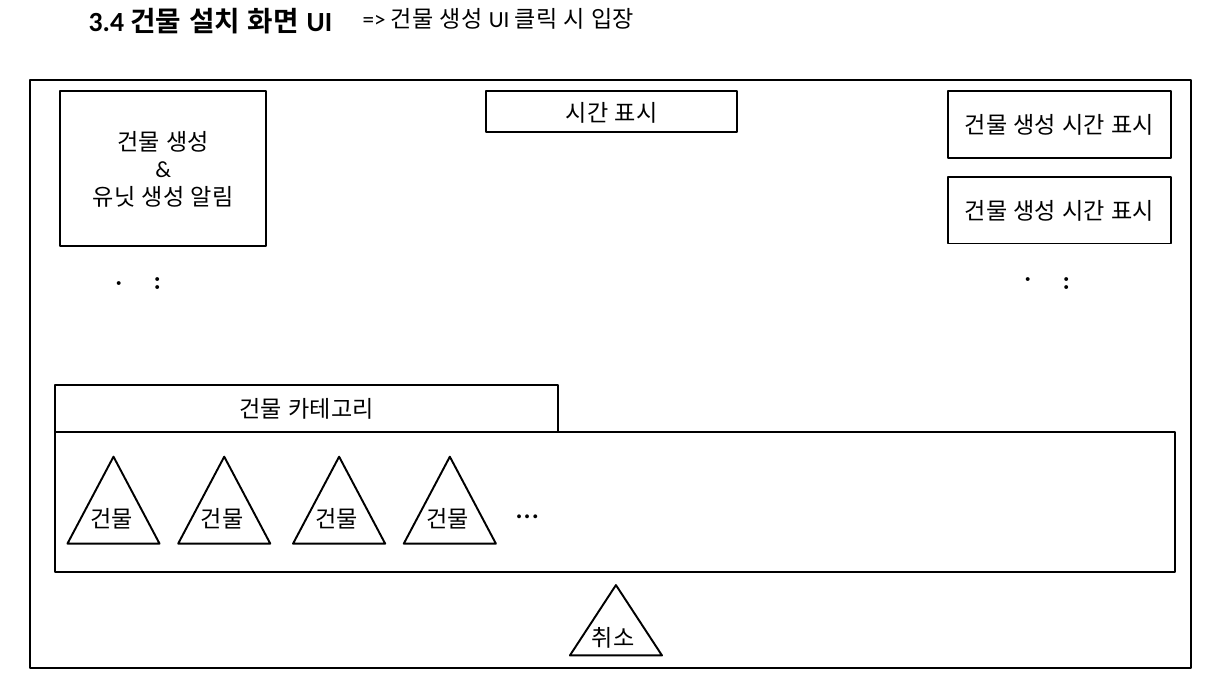
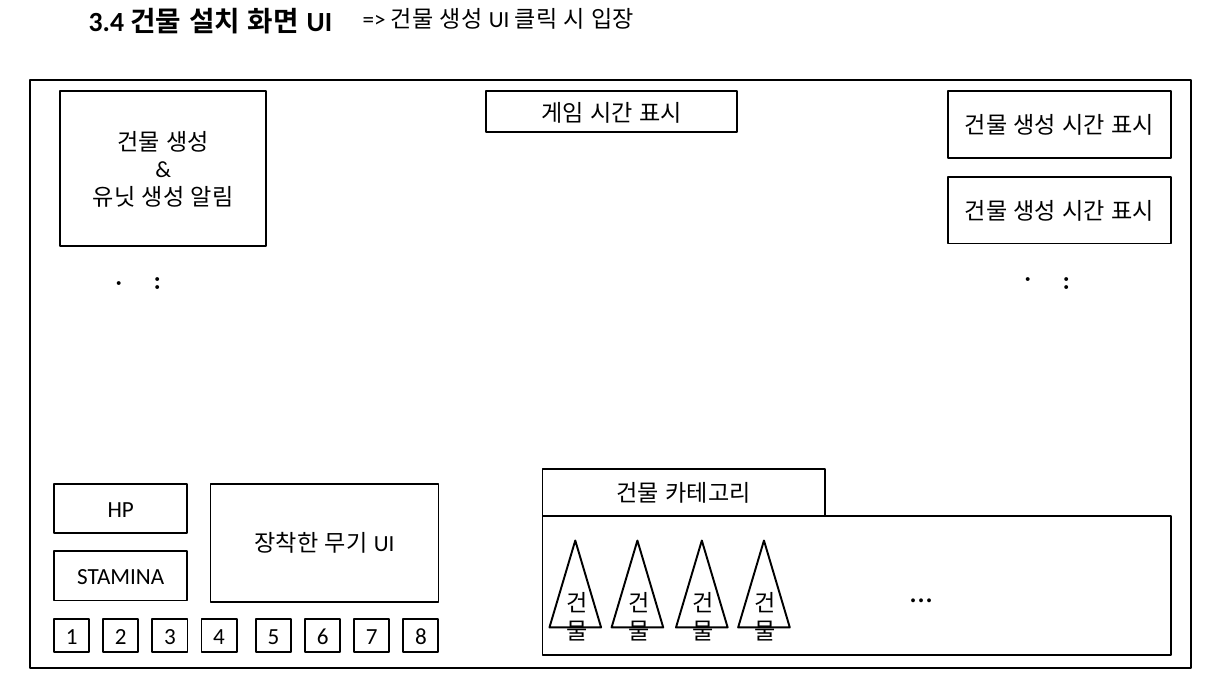
Before and after one commit to MinSeok0406/Project_RE, a slide deck: slide 15 of PROJECT_RE_UI배치도.pptx. Drawn at 1232x693 pixels with LibreOffice and Linux fonts; fonts in the diff are those of the drawing. Boxes give left, top, right and bottom in pixels: in the first picture for what was removed or moved away, otherwise in the second. Text is boxed around its words. In the diff, an @@ line names an element or a change of style, - is before the commit and + after.

Commit message:
플레이어 인게임 UI 제작

```diff
--- a/PROJECT_RE_UI배치도.pptx
+++ b/PROJECT_RE_UI배치도.pptx
@@ text in rectangle at (x1=541, y1=102, x2=682, y2=123): text changed @@
-시간 표시
+게임 시간 표시
@@ rectangle "건물 카테고리" resized from (x1=55, y1=385, x2=558, y2=432) to (x1=543, y1=470, x2=824, y2=516) @@
@@ rectangle added at (x1=54, y1=483, x2=187, y2=533), outline #000000 1.5 pt, 18 pt, text #000000 @@
+HP
@@ rectangle added at (x1=211, y1=483, x2=439, y2=602), outline #000000 1.5 pt, 18 pt, text #000000 @@
+장착한 무기 UI
@@ rectangle resized from (x1=55, y1=432, x2=1176, y2=571) to (x1=543, y1=516, x2=1171, y2=655) @@
@@ rectangle added at (x1=54, y1=551, x2=187, y2=601), outline #000000 1.5 pt, 18 pt, text #000000 @@
+STAMINA
@@ triangle resized from (x1=67, y1=457, x2=160, y2=543) to (x1=550, y1=541, x2=602, y2=628) @@
@@ triangle resized from (x1=178, y1=457, x2=271, y2=543) to (x1=612, y1=541, x2=664, y2=628) @@
@@ triangle resized from (x1=293, y1=457, x2=385, y2=543) to (x1=677, y1=541, x2=728, y2=628) @@
@@ triangle resized from (x1=404, y1=457, x2=496, y2=543) to (x1=738, y1=541, x2=790, y2=628) @@
@@ text "..." rewrapped from (x1=506, y1=482, x2=678, y2=529) to (x1=900, y1=566, x2=996, y2=613) @@
@@ text "건물" rewrapped from (x1=90, y1=508, x2=133, y2=529) to (x1=566, y1=592, x2=587, y2=641) @@
@@ triangle removed at (x1=570, y1=585, x2=663, y2=655) @@
@@ text "건물" rewrapped from (x1=201, y1=508, x2=244, y2=529) to (x1=628, y1=592, x2=649, y2=641) @@
@@ text "건물" rewrapped from (x1=316, y1=508, x2=359, y2=529) to (x1=693, y1=592, x2=714, y2=641) @@
@@ text "건물" rewrapped from (x1=426, y1=508, x2=469, y2=529) to (x1=755, y1=592, x2=776, y2=641) @@
@@ rectangle added at (x1=54, y1=619, x2=89, y2=653), outline #000000 1.5 pt, 18 pt, text #000000 @@
+1
@@ rectangle added at (x1=104, y1=619, x2=139, y2=653), outline #000000 1.5 pt, 18 pt, text #000000 @@
+2
@@ rectangle added at (x1=152, y1=619, x2=188, y2=653), outline #000000 1.5 pt, 18 pt, text #000000 @@
+3
@@ rectangle added at (x1=201, y1=619, x2=237, y2=653), outline #000000 1.5 pt, 18 pt, text #000000 @@
+4
@@ rectangle added at (x1=256, y1=619, x2=291, y2=653), outline #000000 1.5 pt, 18 pt, text #000000 @@
+5
@@ rectangle added at (x1=305, y1=619, x2=340, y2=653), outline #000000 1.5 pt, 18 pt, text #000000 @@
+6
@@ rectangle added at (x1=354, y1=619, x2=389, y2=653), outline #000000 1.5 pt, 18 pt, text #000000 @@
+7
@@ rectangle added at (x1=404, y1=619, x2=439, y2=653), outline #000000 1.5 pt, 18 pt, text #000000 @@
+8
@@ text removed at (x1=592, y1=627, x2=635, y2=648) @@
-취소
```
Also in this commit, not shown: 4 other slides changed.
